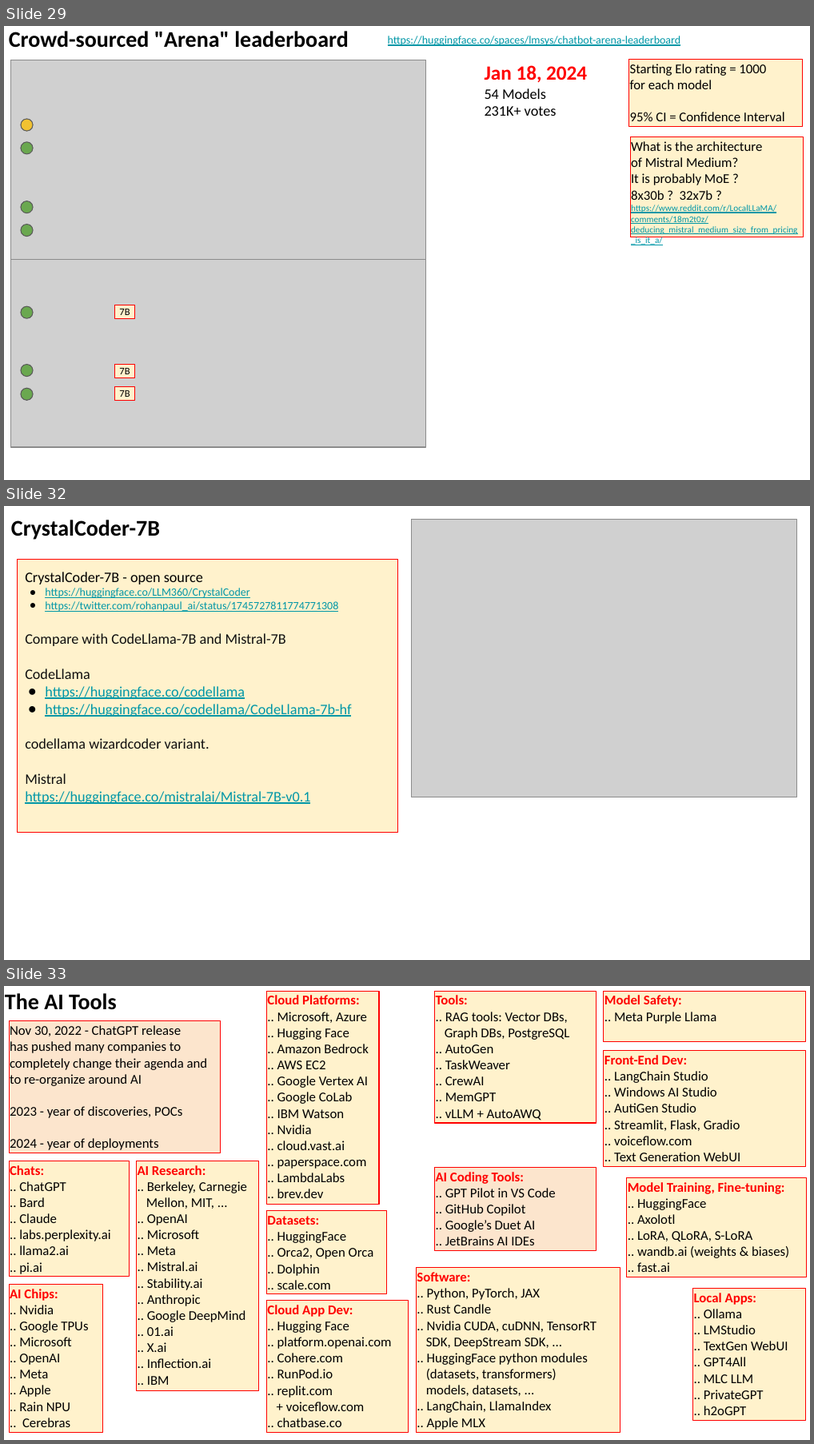
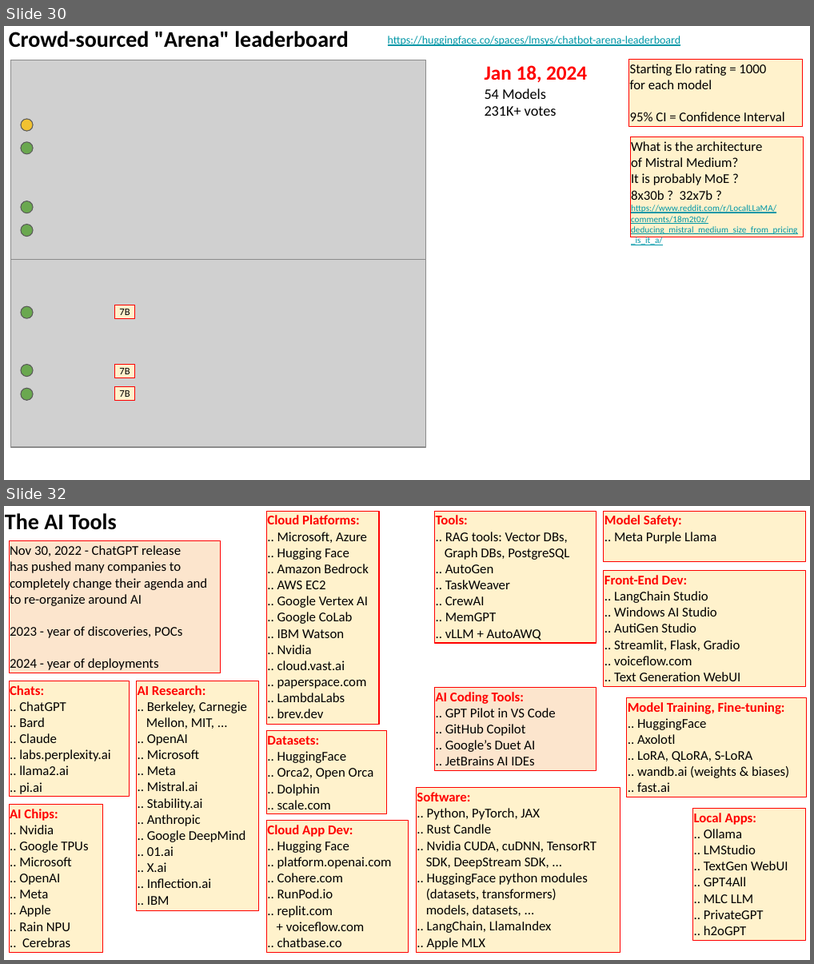
Before and after one commit to lselector/seminar, a slide deck: 2024/2024-01-19-AI-Updates.pptx. Shown one above the other, each under a label of ours: slides 29, 32 and 33 before the commit, slides 30 and 32 after it; the slides between them are not shown. The pictures are 814x1444 and 814x964 pixels, drawn with LibreOffice and Linux fonts; fonts in the diff are those of the drawing; grey boxes stand for pictures. Boxes give left, top, right and bottom in pixels: in the first picture for what was removed or moved away, otherwise in the second. Text is boxed around its words. In the diff, an @@ line names an element or a change of style, - is before the commit and + after.

```diff
--- a/2024/2024-01-19-AI-Updates.pptx
+++ b/2024/2024-01-19-AI-Updates.pptx
@@ slide 32 removed at box(4, 506, 810, 960), background #FFFFFF @@
@@ text removed at box(11, 520, 160, 540) @@
-CrystalCoder-7B
@@ picture removed at box(411, 520, 797, 797) @@
@@ rectangle removed at box(17, 560, 398, 832) @@
-CrystalCoder-7B - open source
-● https://huggingface.co/LLM360/CrystalCoder
-● https://twitter.com/rohanpaul_ai/status/1745727811774771308
-Compare with CodeLlama-7B and Mistral-7B
-CodeLlama
-● https://huggingface.co/codellama
-● https://huggingface.co/codellama/CodeLlama-7b-hf
-codellama wizardcoder variant.
-Mistral
-https://huggingface.co/mistralai/Mistral-7B-v0.1
@@ what was slide 29 is now slide 30 @@
@@ what was slide 33 is now slide 32 @@
```
Also in this commit, not shown: 12 slides changed, 2 slides added, 4 other slides removed.
